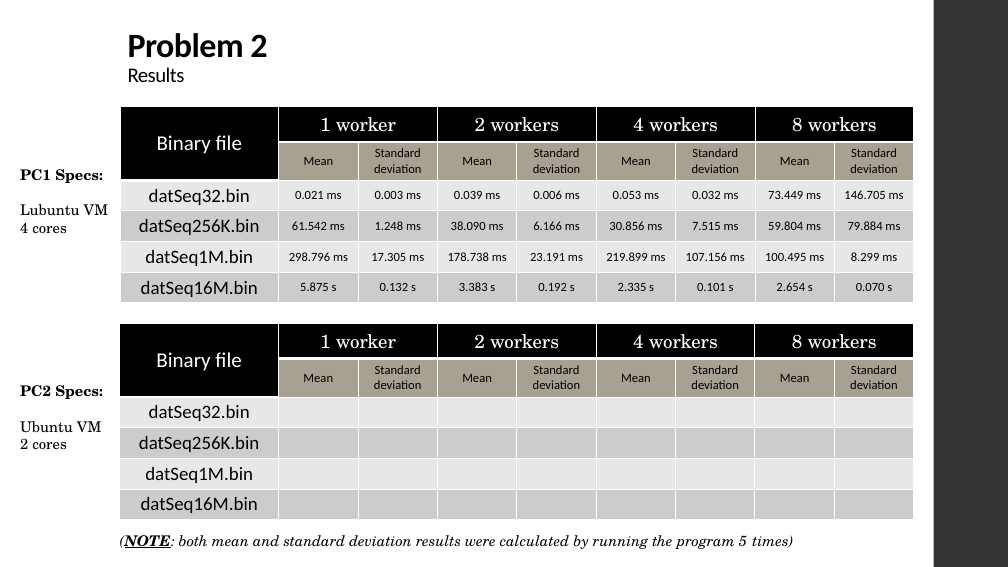
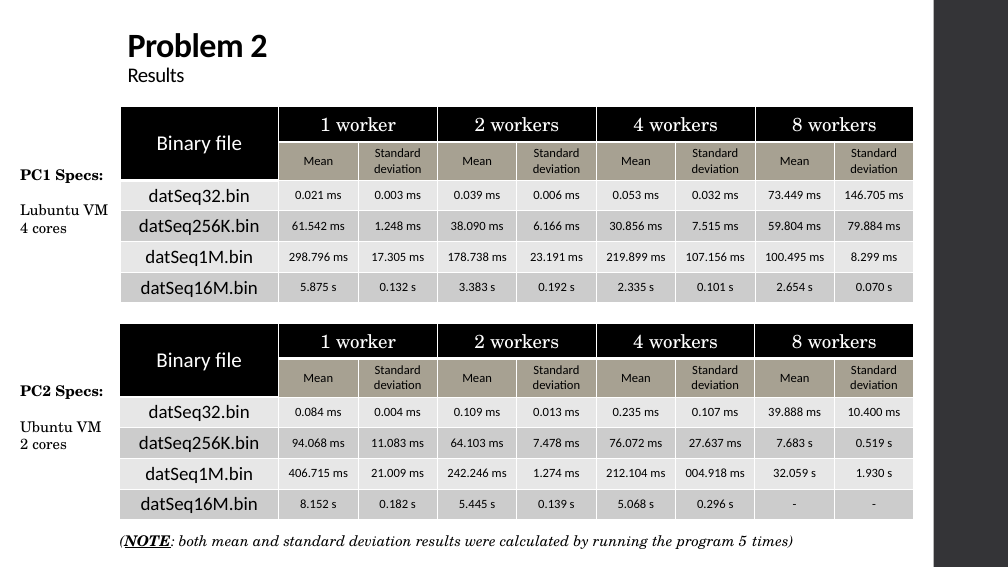
Before and after one commit to xL1fer/CLE_2022_2023, a slide deck: slide 6 of CLE2_T3G5/present.pptx. Drawn at 1008x567 pixels with LibreOffice and Linux fonts; fonts in the diff are those of the drawing. Boxes give left, top, right and bottom in pixels: in the first picture for what was removed or moved away, otherwise in the second. Text is boxed around its words. In the diff, an @@ line names an element or a change of style, - is before the commit and + after.

Commit message:
added time results

```diff
--- a/CLE2_T3G5/present.pptx
+++ b/CLE2_T3G5/present.pptx
@@ table at box(120, 324, 914, 517) @@
-row 3: datSeq32.bin |  |  |  |  |  |  |  | 
+row 3: datSeq32.bin | 0.084 ms | 0.004 ms | 0.109 ms | 0.013 ms | 0.235 ms | 0.107 ms | 39.888 ms | 10.400 ms
-row 4: datSeq256K.bin |  |  |  |  |  |  |  | 
+row 4: datSeq256K.bin | 94.068 ms | 11.083 ms | 64.103 ms | 7.478 ms | 76.072 ms | 27.637 ms | 7.683 s | 0.519 s
-row 5: datSeq1M.bin |  |  |  |  |  |  |  | 
+row 5: datSeq1M.bin | 406.715 ms | 21.009 ms | 242.246 ms | 1.274 ms | 212.104 ms | 004.918 ms | 32.059 s | 1.930 s
-row 6: datSeq16M.bin |  |  |  |  |  |  |  | 
+row 6: datSeq16M.bin | 8.152 s | 0.182 s | 5.445 s | 0.139 s | 5.068 s | 0.296 s | - | -
```
Also in this commit, not shown: 1 other slide changed, 4 other files.
